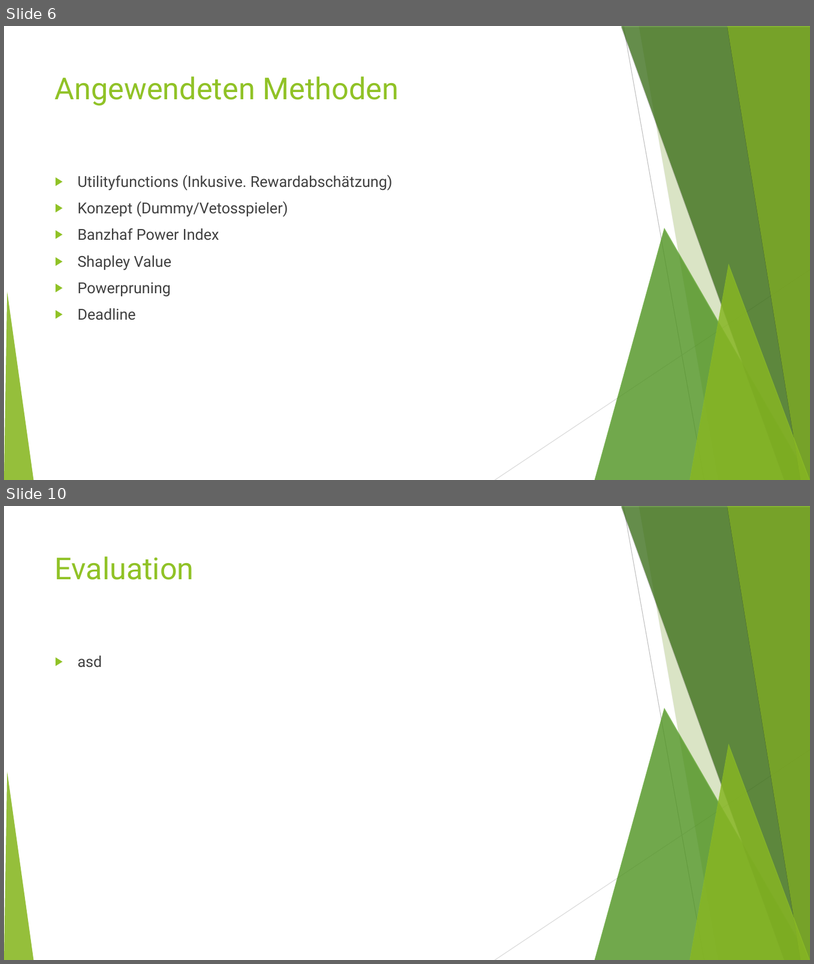
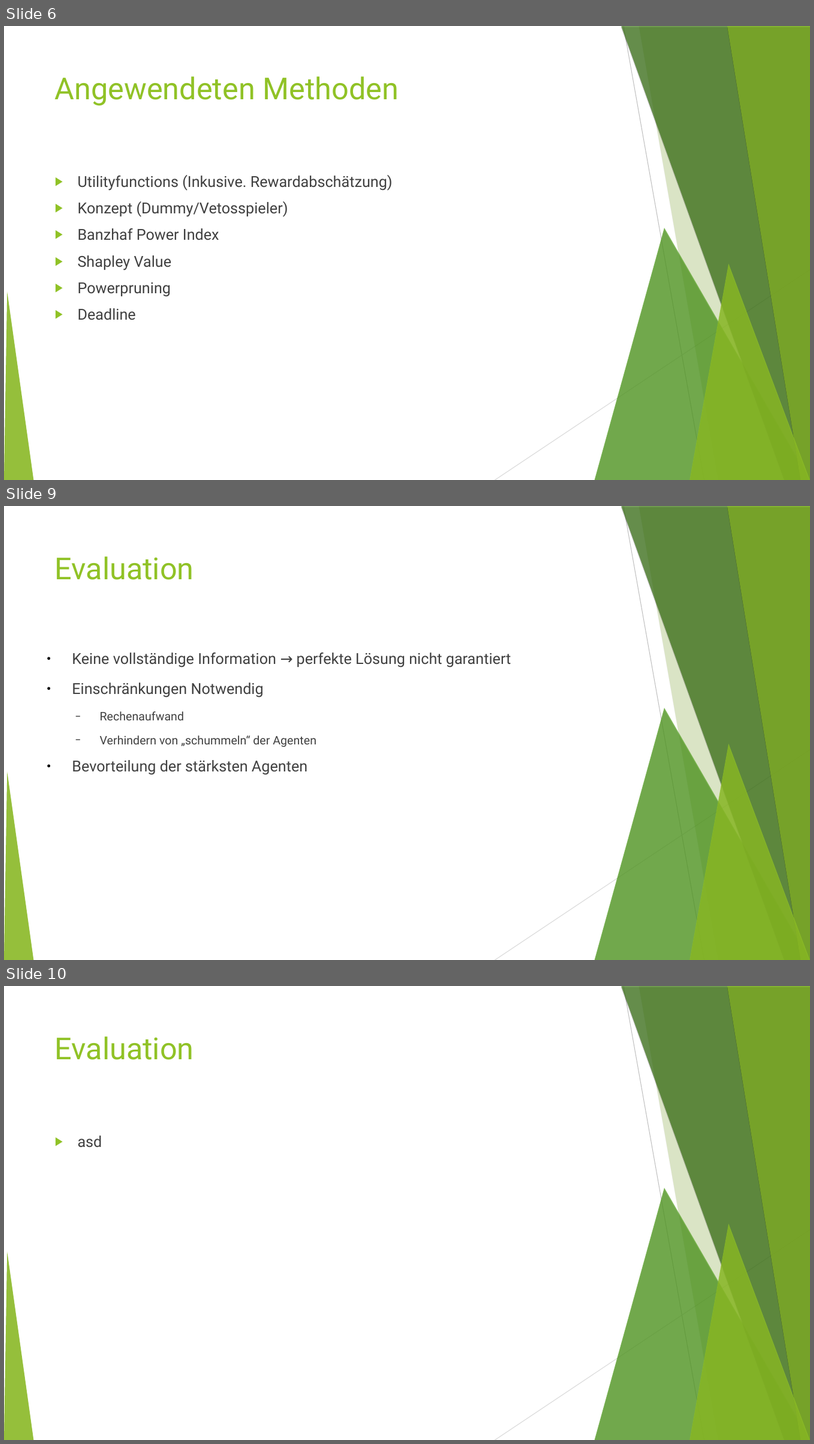
Before and after one commit to MFizz/AiF, a slide deck: Abschluss/alt.odp. Shown one above the other, each under a label of ours: slides 6 and 10 before the commit, slides 6, 9 and 10 after it; the slides between them are not shown. The pictures are 814x964 and 814x1444 pixels, drawn with LibreOffice and Linux fonts; fonts in the diff are those of the drawing. Boxes give left, top, right and bottom in pixels: in the first picture for what was removed or moved away, otherwise in the second. Text is boxed around its words. In the diff, an @@ line names an element or a change of style, - is before the commit and + after.

```diff
--- a/Abschluss/alt.odp
+++ b/Abschluss/alt.odp
@@ slide 9 added at bbox=[4, 506, 810, 960], background #FFFFFF; not listed: 10 template elements that a slide beside it also shows @@
@@ title added at bbox=[55, 556, 194, 580], 36 pt, text #90C226 @@
+Evaluation
@@ text added at bbox=[72, 652, 512, 775], 18 pt, text #404040 @@
+● Keine vollständige Information → perfekte Lösung nicht garantiert
+● Einschränkungen Notwendig
+  − Rechenaufwand
+  − Verhindern von „schummeln“ der Agenten
+● Bevorteilung der stärksten Agenten
```
Also in this commit, not shown: 2 other slides added, 3 slides removed, 1 other file.
